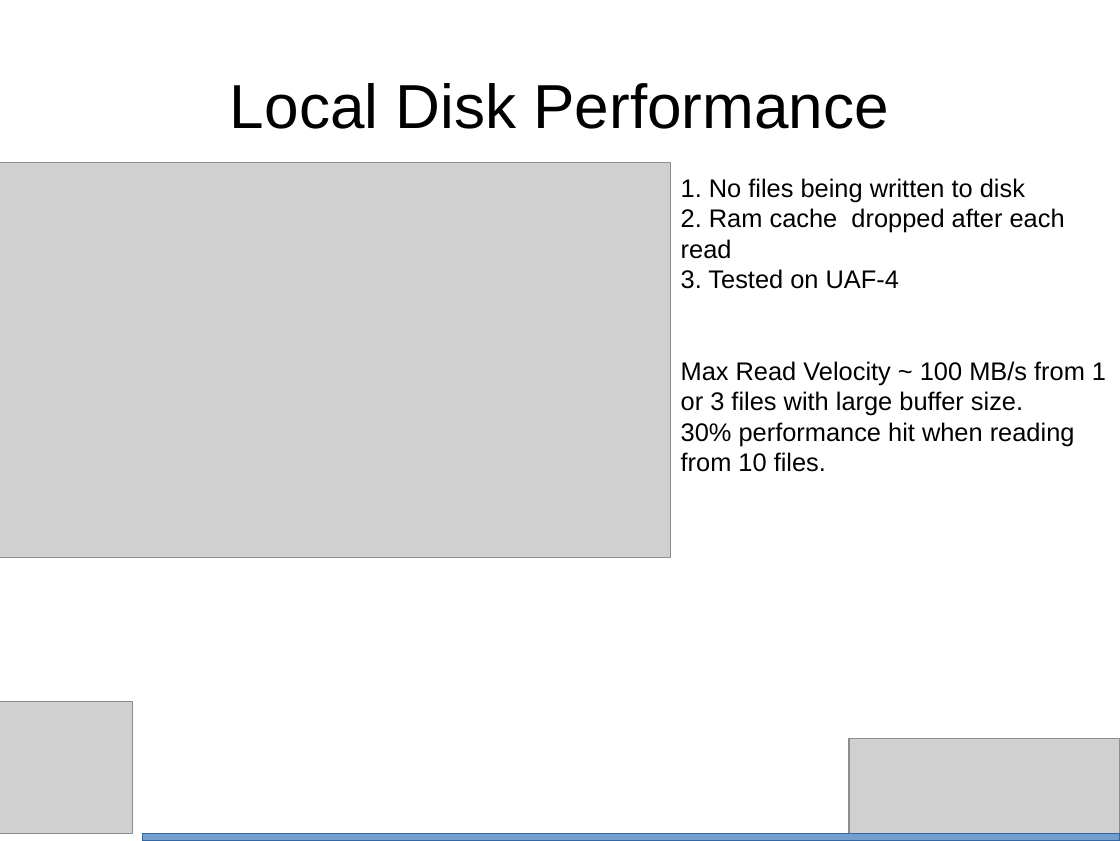
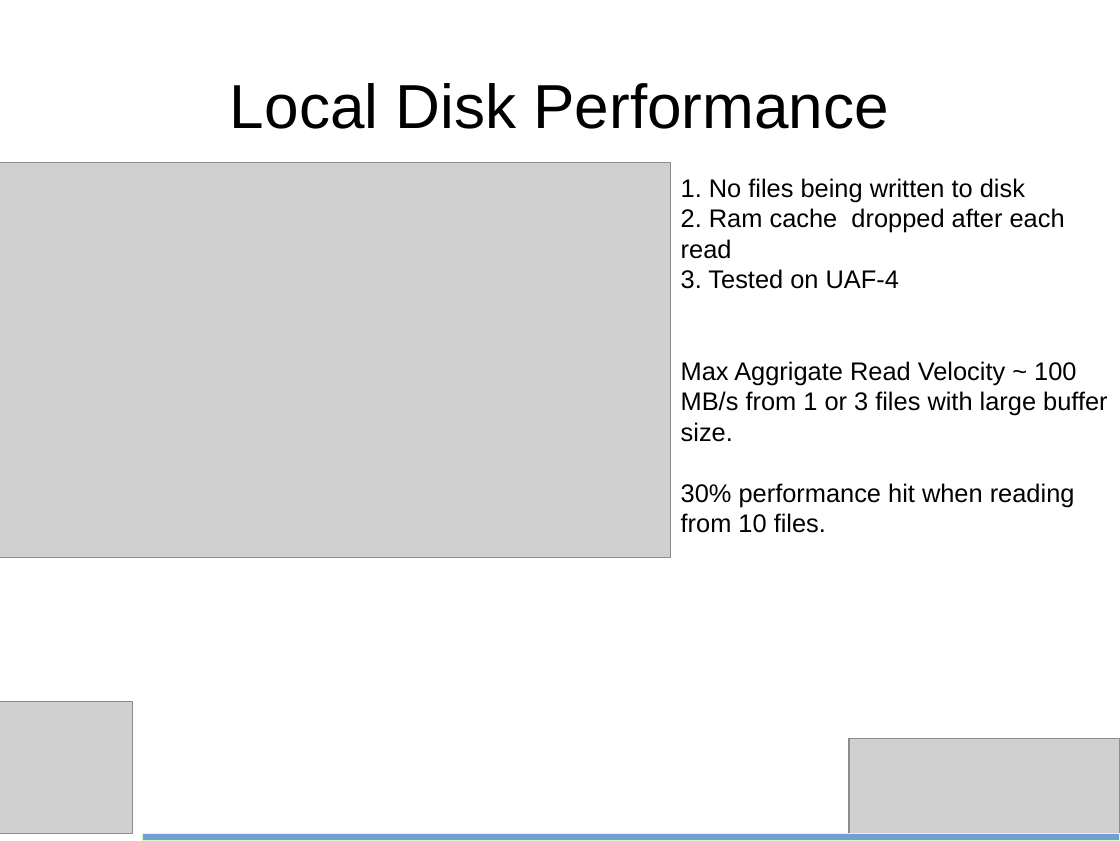
Before and after one commit to bth5032/CMS, a slide deck: slide 5 of Summer_2015/IOHeavyCI/Results/Powerpoint/performance.odp (slide 4 before the commit). Drawn at 1120x841 pixels with LibreOffice and Linux fonts; fonts in the diff are those of the drawing; grey boxes stand for pictures. Boxes give left, top, right and bottom in pixels: in the first picture for what was removed or moved away, otherwise in the second. Text is boxed around its words. In the diff, an @@ line names an element or a change of style, - is before the commit and + after.

```diff
--- a/Summer_2015/IOHeavyCI/Results/Powerpoint/performance.odp
+++ b/Summer_2015/IOHeavyCI/Results/Powerpoint/performance.odp
@@ text at (x1=681, y1=361, x2=1107, y2=442): text changed @@
-Max Read Velocity ~ 100 MB/s from 1 or 3 files with large buffer size.
+Max Aggrigate Read Velocity ~ 100 MB/s from 1 or 3 files with large buffer size.
@@ rectangle at (x1=142, y1=833, x2=1120, y2=841): outline #3465A4 0 pt to #CCFFCC 0 pt @@
```
Also in this commit, not shown: 15 other slides changed, 1 slide added, 7 other files.
